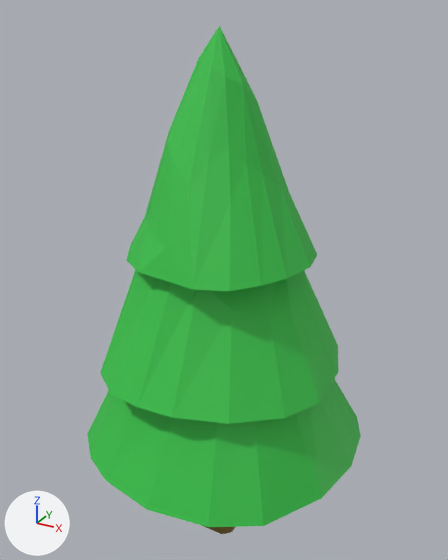
Before and after pictures for a commit that changed the FBX model Assets/_Project/Art/Models/Objects/Nature/Trees/SpruceTree.fbx.
Rendered twice from a 50 mm lens placed at (24.06, -14.88, 16.72), pointed at (15.56, 0.58, 8.99). The axes (+X, +Y, +Z) are drawn at lower left. The lights are the same throughout. The picture after the commit comes second. Where no turn or scale is listed for an object, it has been applied to the vertices.

The first picture shows 'Spruce'.
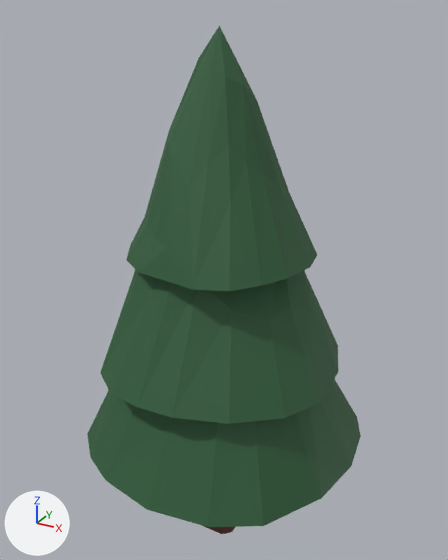
Location of each change, [x1, y1, x2, y2] in pixels of the pictures (448 x 560 px):
part 1 of me_spruce, recoloured (green to dark green)
    both: [87, 26, 361, 527]
part 2 of me_spruce, recoloured
    both: [204, 526, 235, 534]

The change in detail:
Material 'SpruceLeaves' (mat_spruceleaves) is new.
Its base color is (0.0284, 0.109, 0.0423) (dark green #2f5d3a).
Its roughness is 0.65.
Material 'SpruceTrunk' (mat_sprucetrunk) is new.
Its base color is (0.107, 0.0423, 0.0273) (brown #5c3a2e).
Its roughness is 0.9.
me_spruce has 147 vertices, 189 faces and spans x -4.5..4.4, y -4.1..4.6, z 0.0..16.3.
me_spruce is used by ob_spruce; location (15.74, 0.0, 0.0).
me_spruce part 1: all 179 faces that had it switch from mat_green (green #37c44a) to mat_spruceleaves (dark green #2f5d3a).
me_spruce part 2: all 10 faces that had it switch from mat_wood (brown #7e652d) to mat_sprucetrunk (brown #5c3a2e).
